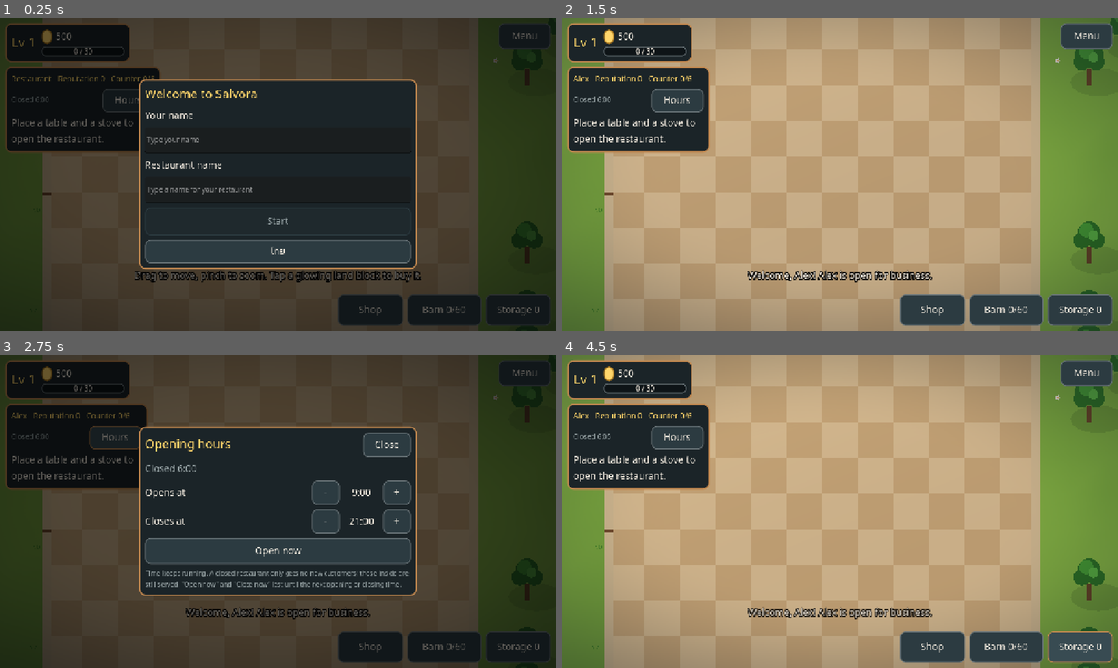
Above: before the commit, frames 1-4 (two rows, left to right).
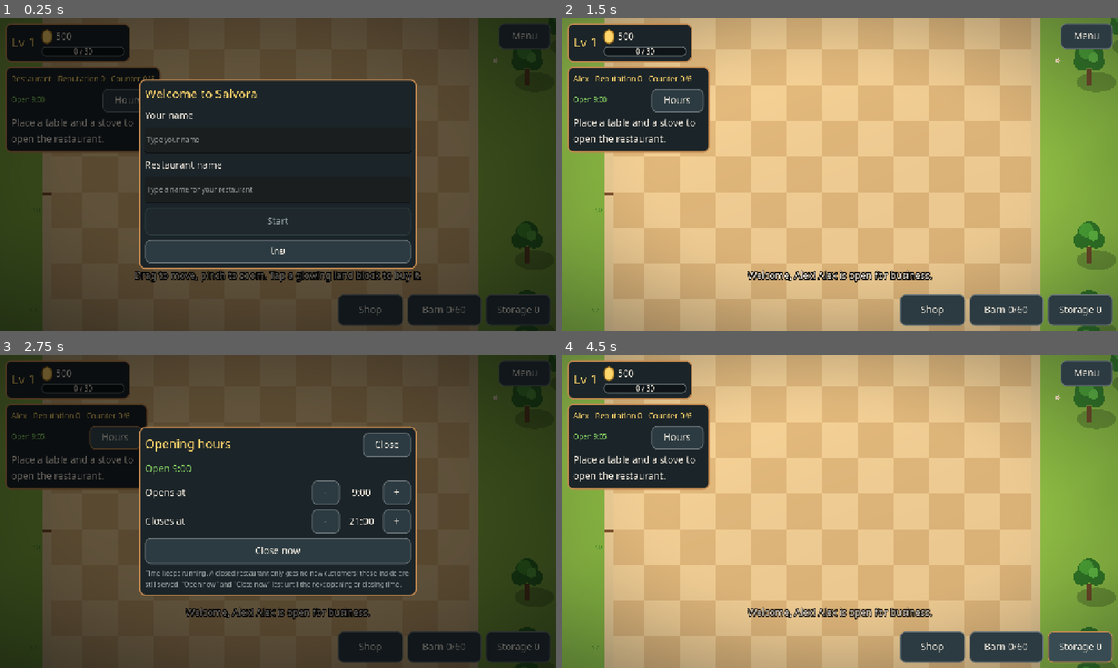
Above: after the commit, the same moments.

Repository: sakagitnat/My-game
Game: Godot game, scene res://scenes/world.tscn
Two runs of this game, one before a commit and one after it. Both use one fixed random seed, a clock stepped at 60 frames per second and the inputs below.
Inputs (mouse positions are in pixels of both pictures, inside the frame that each line leads up to):
- Up to frame 1 (0.25 s): no input
- Up to frame 2 (1.5 s): click (840, 140) at 0.52 s; type "Alex" at 0.6 s; click (840, 190) at 0.75 s; type "Alex" at 0.83 s; click "Start" at 1.25 s
- Up to frame 3 (2.75 s): click "Hours" at 2 s
- Up to frame 4 (4.5 s): click "Shop" at 2.75 s; click "Barn 0/60" at 3.5 s; click "Storage 0" at 4.25 s

The runs differ from the first frame. In frame 1, less than 0.1% of the frame differs, in the area x 2-9%, y 25-27%; in frame 2, 71%, in the area x 2-100%, y 0-100%; in frame 3, 0.2%; in frame 4, 68%.

Commit message:
Revert "WIP (ยังไม่ทดสอบครบ ยังไม่เปิด PR): เกมใหม่เริ่ม 6:00 ร้านเปิด 9:00, ข้อความร้านปิด, เทสต์ shop_hours, แก้เทสต์ restaurant ให้ตั้งเวลา 9:30"
This reverts commit fc808bb7a9fea8f69f3dff01f5f71b4132d3ceef.

Diff:
--- a/data/strings.json
+++ b/data/strings.json
@@ -95,7 +95,7 @@
 	"BTN_OPEN_NOW": {"en": "Open now", "th": "เปิดร้านทันที"},
 	"BTN_CLOSE_NOW": {"en": "Close now", "th": "ปิดร้านทันที"},
 	"HOURS_NOTE": {"en": "Time keeps running. A closed restaurant only gets no new customers; those inside are still serve …(249 unchanged characters)…
-	"REST_CLOSED_WAIT": {"en": "Closed: no new customers until %s.", "th": "ร้านปิดอยู่ ไม่มีลูกค้าใหม่ จนถึง %s"},
+	"REST_CLOSED_WAIT": {"en": "Closed: no new customers.", "th": "ร้านปิดอยู่ ไม่มีลูกค้าใหม่"},
 	"REST_WAITING": {"en": "Waiting for customers...", "th": "รอลูกค้า..."},
 	"BTN_SERVE": {"en": "Serve", "th": "เสิร์ฟ"},
 	"BTN_COOK": {"en": "Cook", "th": "ทำอาหาร"},
--- a/scripts/autoload/game_state.gd
+++ b/scripts/autoload/game_state.gd
@@ -75,6 +75,7 @@
 	inventory = Inventory.new(60)
 	stash.clear()
 	day_clock.reset()
+	day_clock.start_new_game()
 	shop_hours.reset()
 	player_name = ""
 	restaurant_name = ""
--- a/scripts/core/day_clock.gd
+++ b/scripts/core/day_clock.gd
@@ -25,6 +25,12 @@
 func reset() -> void:
 	t = 0.0
 	days = 0
+
+# A new game begins at 9:00 (the restaurant's default opening hour), not at the start of the morning.
+const NEW_GAME_HOUR := 9.0
+
+func start_new_game() -> void:
+	t = (NEW_GAME_HOUR - START_HOUR) / 24.0 + 0.0005
 
 func tick(delta: float) -> void:
 	t += delta * speed / DAY_SECONDS
--- a/scripts/ui/hud.gd
+++ b/scripts/ui/hud.gd
@@ -400,7 +400,7 @@
 		rest_body.add_child(ready)
 	if r.customers.is_empty():
 		var wait := Label.new()
-		wait.text = Loc.t("REST_WAITING") if is_open else Loc.t("REST_CLOSED_WAIT") % ("%d:00" % GameState.shop_hours.open_hour)
+		wait.text = Loc.t("REST_WAITING") if is_open else Loc.t("REST_CLOSED_WAIT")
 		wait.add_theme_color_override("font_color", UiTheme.MUTED)
 		rest_body.add_child(wait)
 	for c in r.customers:
--- a/tests/restaurant.gd
+++ b/tests/restaurant.gd
@@ -27,7 +27,6 @@
 	DirAccess.remove_absolute(ProjectSettings.globalize_path(gs.save_path))
 	gs.autosave = false
 	gs.reset()
-	gs.day_clock.t = 3.5 / 24.0   # 9:30: the restaurant is open (it opens at 9:00)
 	gs.level = 10
 	gs.coins = 5000
 	gs.clock_override = 1000.0
--- a/tests/shop_hours.gd
+++ /dev/null
@@ -1,110 +0,0 @@
-extends SceneTree
-
-# Opening hours: customers only come while the restaurant is open; time keeps running either way.
-var failures := 0
-
-func check(cond: bool, label: String) -> void:
-	if not cond:
-		failures += 1
-		printerr("FAIL: ", label)
-
-func _initialize() -> void:
-	call_deferred("run")
-
-func run() -> void:
-	# the schedule
-	var h := ShopHours.new()
-	check(h.open_hour == 9 and h.close_hour == 21, "default hours are 9:00 to 21:00")
-	check(not h.scheduled_open(8.9) and h.scheduled_open(9.0) and h.scheduled_open(20.9) and not h.scheduled_open(21.0), "open from 9:00 up to 21:00")
-	check(h.scheduled_open(8.9995 + 0.0004) , "a clock float a hair under 9:00 still counts as open")
-
-	# close now: lasts until the schedule next changes
-	h.force(false, 10.0)
-	check(not h.is_open(12.0) and not h.is_open(20.5), "close now keeps it closed while the schedule still says open")
-	h.refresh(21.5)
-	check(h.override == "" and not h.is_open(21.5), "the override ends when the schedule closes")
-	check(h.is_open(9.5), "next morning it opens by itself")
-
-	# open now: lasts until the schedule next changes
-	h.reset()
-	h.force(true, 7.0)
-	check(h.is_open(8.0), "open now opens it before the opening hour")
-	h.refresh(9.5)
-	check(h.override == "" and h.is_open(9.5), "at 9:00 the schedule takes over (still open)")
-	check(not h.is_open(22.0), "and it closes at 21:00 as scheduled")
-
-	# setting the hours
-	h.reset()
-	h.set_hours(10, 10, 12.0)
-	check(h.open_hour == 10 and h.close_hour == 11, "at least one hour open")
-	h.set_hours(23, 23, 12.0)
-	check(h.open_hour == 23 and h.close_hour == 24, "latest opening is 23:00, closing is 24:00 at most")
-	h.set_hours(-5, 99, 12.0)
-	check(h.open_hour == 0 and h.close_hour == 24, "hours are clamped to the day")
-	h.reset()
-	h.force(false, 10.0)
-	h.set_hours(9, 12, 13.0)   # the schedule now says closed at 13:00, unlike when it was forced
-	check(h.override == "", "changing the hours so the schedule moves past an override ends it")
-
-	# saving
-	h.reset()
-	h.set_hours(8, 20, 7.0)
-	h.force(true, 7.0)
-	var h2 := ShopHours.new()
-	h2.load_dict(h.to_dict())
-	check(h2.open_hour == 8 and h2.close_hour == 20 and h2.override == "open" and h2.is_open(7.5), "hours and override survive a save")
-	var bad := ShopHours.new()
-	bad.load_dict({"open": 30, "close": 2, "override": "banana"})
-	check(bad.open_hour == 23 and bad.close_hour == 24 and bad.override == "", "a damaged save is clamped")
-
-	# in the game
-	var gs = root.get_node("/root/GameState")
-	gs.restaurant_active = false
-	gs.ask_names = false
-	gs.use_sandbox_layouts()
-	gs.spawn_obstacles = false
-	gs.save_path = "user://test_salvora_hours.json"
-	DirAccess.remove_absolute(ProjectSettings.globalize_path(gs.save_path))
-	gs.autosave = false
-	gs.reset()
-	check(is_equal_approx(gs.day_clock.hour(), 6.0) and not gs.shop_open(), "a new game starts at 6:00 and the restaurant is not open yet")
-	gs.level = 10
-	gs.coins = 5000
-	gs.place_object("restaurant", Vector2i(27, 27), "rest_table_small_01")
-	gs.place_object("restaurant", Vector2i(31, 31), "rest_stove_01")
-	var r = gs.restaurant
-	r.rng.seed = 7
-	r.arrival_timer = 0.0
-	r.tick(1.0)
-	check(r.customers.is_empty(), "no customers arrive while closed")
-	var t0: float = gs.day_clock.t
-	gs.day_clock.tick(10.0)
-	check(gs.day_clock.t > t0, "time keeps running while closed")
-	gs.day_clock.t = 3.5 / 24.0   # 9:30
-	check(gs.shop_open(), "open at 9:30")
-	r.arrival_timer = 0.0
-	r.tick(0.01)
-	check(r.customers.size() == 1, "a customer arrives while open")
-	var inside: int = r.customers[0].id
-	gs.force_shop(false)
-	check(not gs.shop_open(), "close now closes it")
-	var patience_before: float = r.customers[0].patience
-	r.arrival_timer = 0.0
-	r.tick(1.0)
-	check(r.customers.size() == 1 and r.customers[0].id == inside and r.customers[0].patience < patience_before, "the customer inside stays and is served as usual, but no new one arrives")
-	gs.force_shop(true)
-	check(gs.shop_open(), "open now opens it again")
-	gs.set_shop_hours(8, 20)
-	check(gs.shop_hours.open_hour == 8 and gs.shop_hours.close_hour == 20, "the player sets the hours")
-	check(gs.save_game(), "saves")
-	gs.reset()
-	check(gs.shop_hours.open_hour == 9, "reset brings the default hours back")
-	check(gs.load_game() and gs.shop_hours.open_hour == 8 and gs.shop_hours.close_hour == 20, "the hours come back from the save")
-
-	DirAccess.remove_absolute(ProjectSettings.globalize_path(gs.save_path))
-	if failures == 0:
-		print("PASS: shop hours (schedule, open/close now, closed = no new customers, saves)")
-		quit(0)
-	else:
-		printerr("%d check(s) failed" % failures)
-		quit(1)
Not shown, removed: scripts/core/shop_hours.gd.uid
Not shown, removed: tests/footprint.gd.uid
